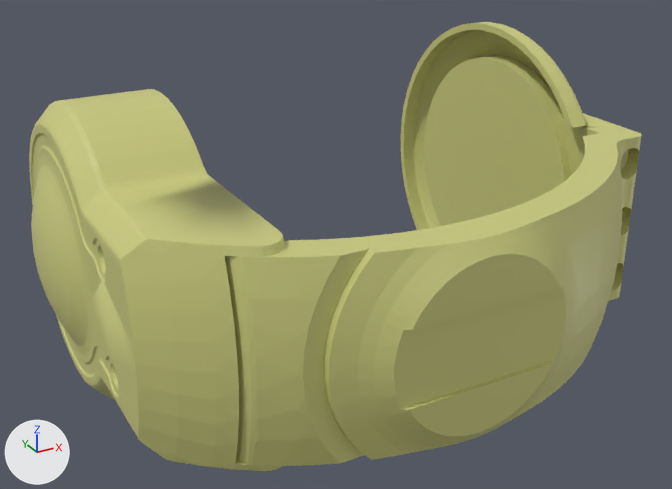
An edit to the COLLADA model scenes/dae/Body_LHY_vis.dae, drawn before and after from the same camera.
Rendered twice from a 50 mm camera at (-0.1128, -0.1387, 0.101) aimed at (0.0018, 0.0697, -0.0033). The axes (+X, +Y, +Z) are drawn at lower left. The lights are the same throughout. Vertices at the same position are counted once.

In view in the first picture: 'node'.
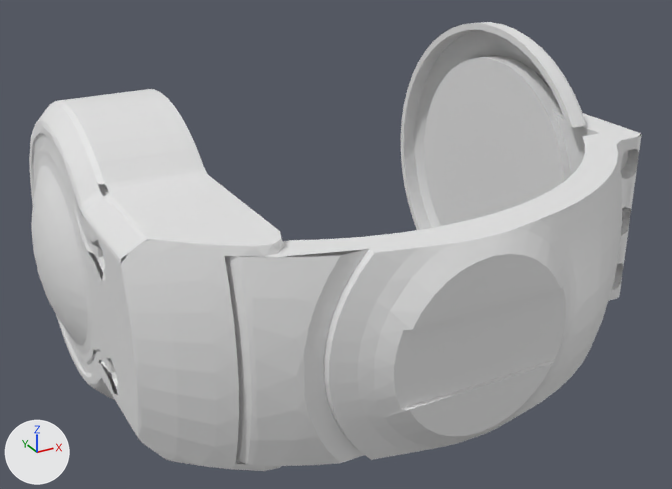
The change, as a list of edits to the scene's bpy script:
```text
Change me_shape0:
    used by ob_node; location = (0.0, 0.0, 0.0)
    remove me_shape0.from_pydata(...)  # 4758 vertices, 9632 faces; spans x -0.075..0.087, y -0.001..0.139, z -0.048..0.048
    add me_shape0.from_pydata(...)  # 2511 vertices, 4940 faces; spans x -0.075..0.087, y -0.001..0.139, z -0.048..0.048
    me_shape0 part 1: 15 vertices moved within x 0.072..0.087, y 0.038..0.105, z -0.022..0.026; 1319 vertices removed from x 0.069..0.087, y 0.035..0.139, z -0.048..0.048
    me_shape0 part 2: 6 vertices moved within x -0.074..-0.045, y 0.049..0.105, z -0.026..0.015; 928 vertices removed from x -0.074..0.026, y -0.001..0.131, z -0.04..0.04
    me_shape0 part 3: 2944 faces spanning x -0.069..0.086, y -0.001..0.139, z -0.048..0.048 switch from mat_vertex_colours to no material
```

Where the change shows, as pixel boxes (x1, y1, x2, y2) in the pictures (672 x 489 px):
part 1 of me_shape0, cut back: before (403, 22, 642, 301); after (580, 110, 628, 263)
part 2 of me_shape0, cut back: before (29, 100, 576, 471); after (38, 257, 71, 342)
part 3 of me_shape0, recoloured (yellow to grey): (32, 23, 642, 466) in both
